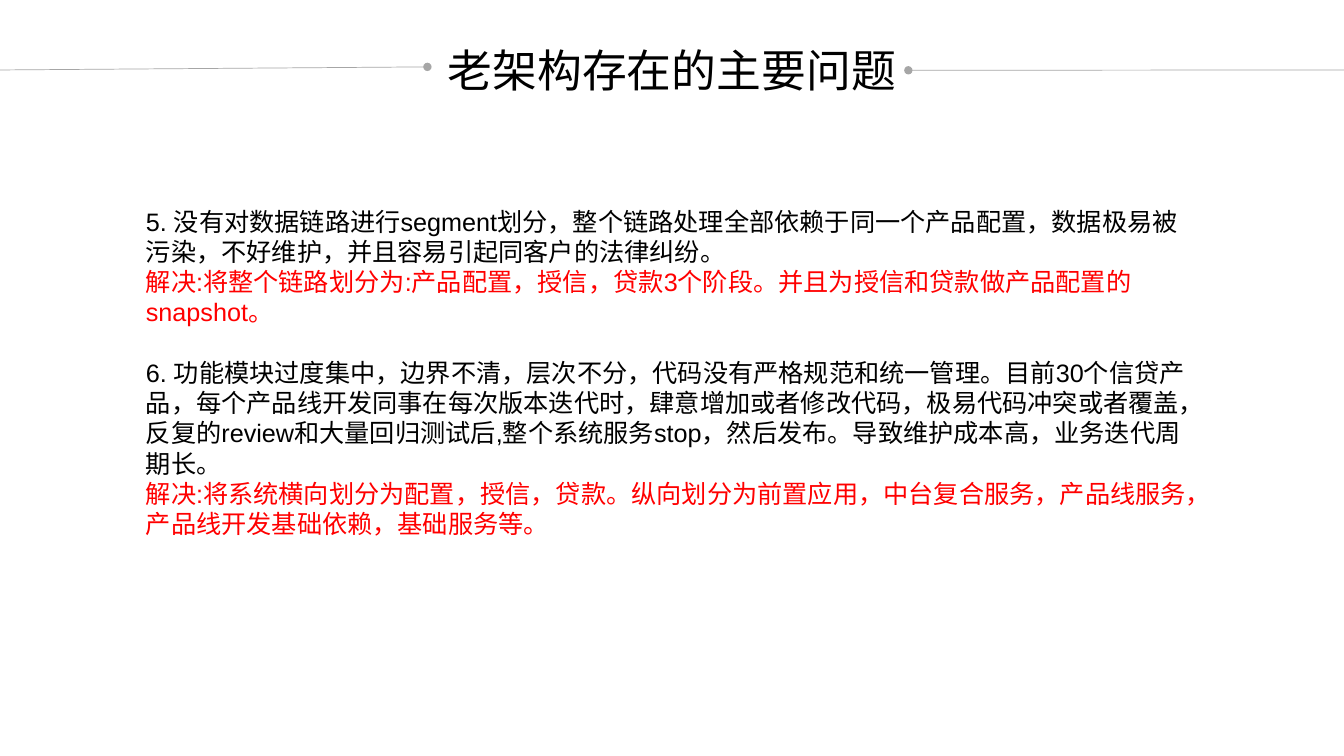
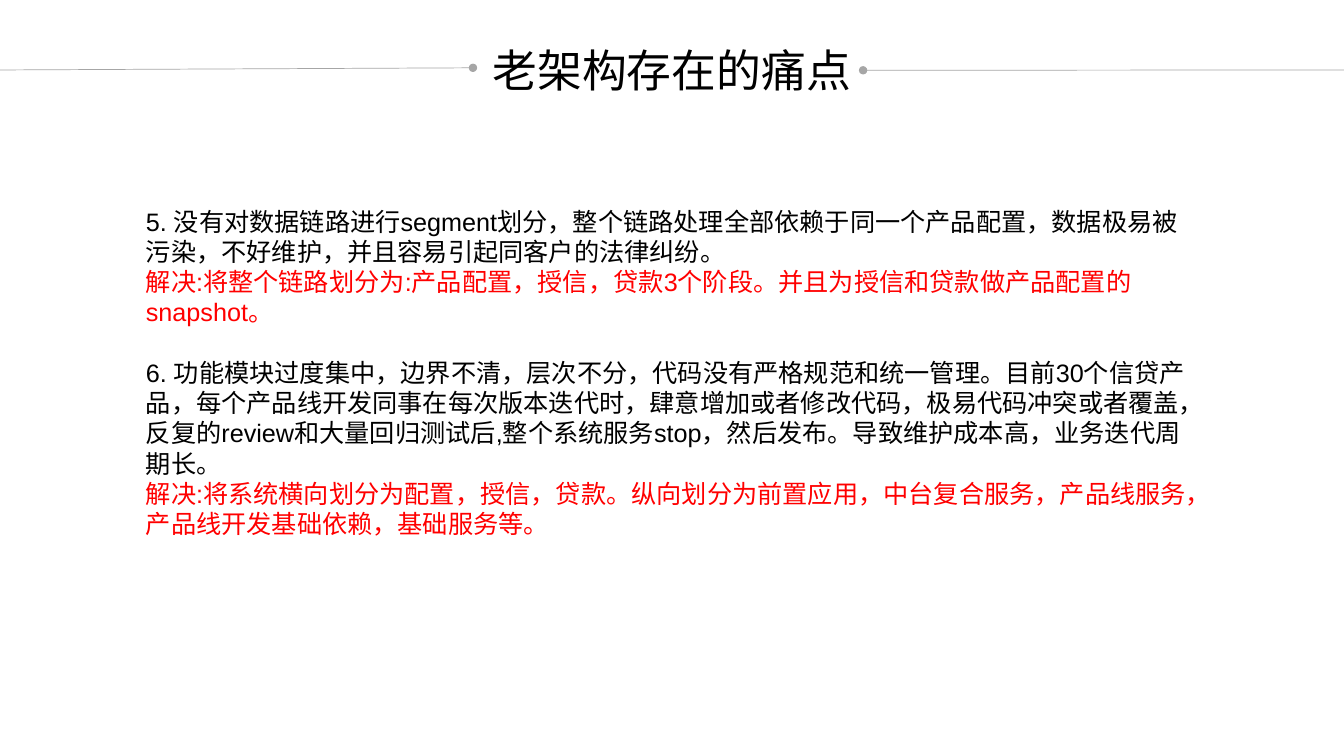
Before and after one commit to credit-loan-dev/credit-loan, a slide deck: slide 5 of design/doc/2018-09-20草稿.pptx (slide 6 before the commit). Drawn at 1344x756 pixels with LibreOffice and Linux fonts; fonts in the diff are those of the drawing. Boxes give left, top, right and bottom in pixels: in the first picture for what was removed or moved away, otherwise in the second. Text is boxed around its words. In the diff, an @@ line names an element or a change of style, - is before the commit and + after.

```diff
--- a/design/doc/2018-09-20草稿.pptx
+++ b/design/doc/2018-09-20草稿.pptx
@@ background #CAEACE to #C7EDCC @@
@@ text at (493, 49, 852, 91): text changed @@
-老架构存在的主要问题
+老架构存在的痛点
@@ arrow moved from (0, 70) - (427, 67) to (0, 70) - (473, 68) @@
@@ arrow (0, 70) - (473, 68): stroke #5DBF69 0.5 pt to #54C863 0.5 pt @@
@@ arrow moved from (908, 71) - (1344, 70) to (863, 71) - (1344, 70) @@
@@ arrow (863, 71) - (1344, 70): stroke #5DBF69 0.5 pt to #54C863 0.5 pt @@
```
Also in this commit, not shown: 11 other slides changed, 1 slide removed.
